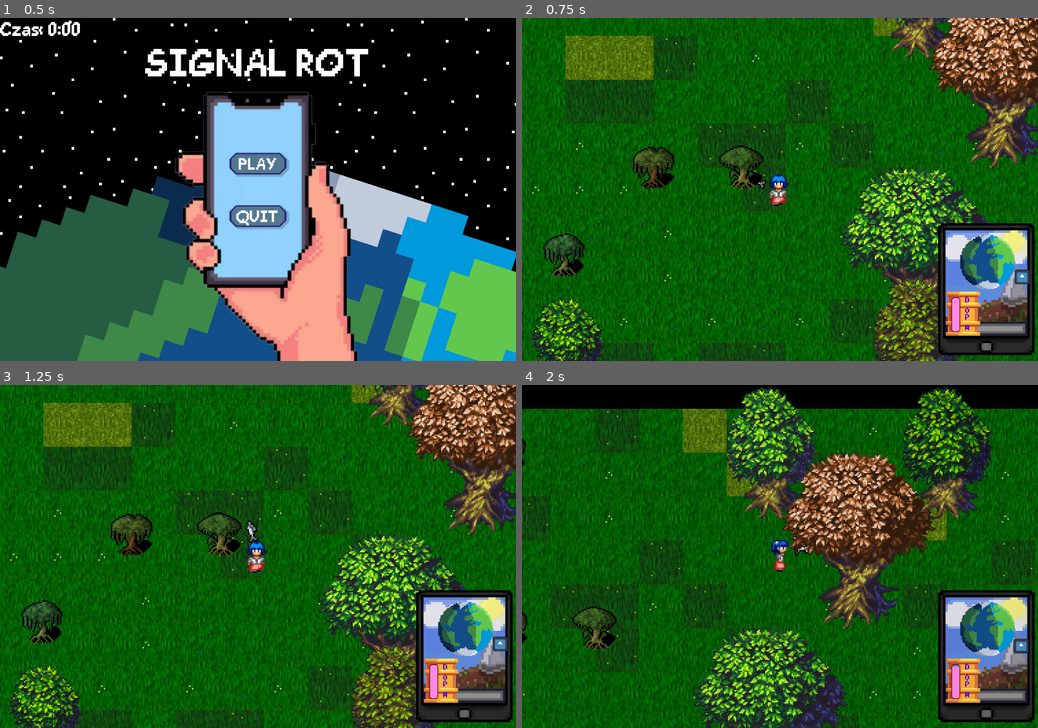
Above: before the commit, frames 1-4 (two rows, left to right).
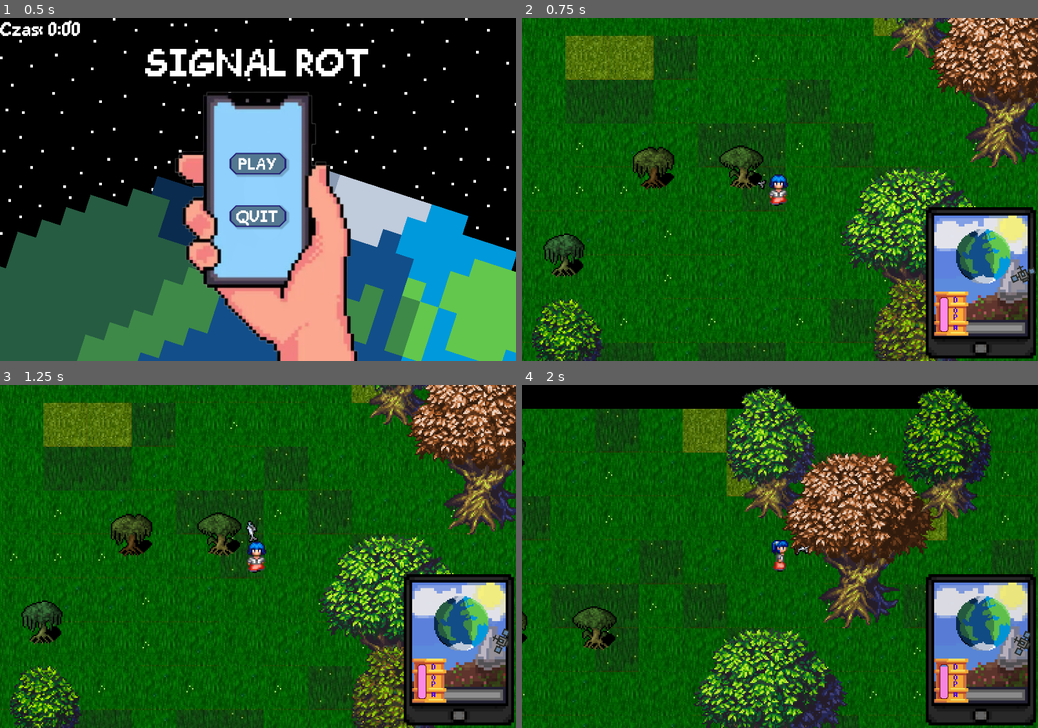
Above: after the commit, the same moments.

Repository: mikowy001/hackaton26
Game: Godot game, scene res://scenes/Main_Menu.tscn
Same seed, same stepped clock (60 frames per second), same inputs: the game is played once before the commit and once after it. The engine's default icon, where the game draws it, is replaced by a stand-in: a white triangle on a blue panel in a dark square.
Inputs:
- Up to frame 1 (0.5 s): no input
- Up to frame 2 (0.75 s): click "PLAY" at 0.5 s
- Up to frame 3 (1.25 s): no input
- Up to frame 4 (2 s): tap Enter at 1.25 s; hold D (move_right) from 1.28 s (still down); hold Space (spacja) from 1.28 s (still down)

Frame 1 is identical in both runs. In frame 2, 6.2% of the frame differs, in the area x 78-100%, y 55-100%; in frame 3, 6.2%; in frame 4, 6.4%.

Commit message:
duzo

Diff:
--- a/scenes/Player/Player.tscn
+++ b/scenes/Player/Player.tscn
@@ -200,28 +200,28 @@
 
 [node name="TextureRect" type="TextureRect" parent="Camera2D" unique_id=1902717739]
 z_index = 2
-offset_left = 94.0
-offset_top = 14.0
-offset_right = 206.0
-offset_bottom = 126.0
+offset_left = 82.0
+offset_top = 1.0
+offset_right = 210.0
+offset_bottom = 129.0
 texture = ExtResource("4_fxc31")
 
 [node name="DopamineBar" parent="Camera2D/TextureRect" unique_id=1759574927 instance=ExtResource("3_ved6o")]
 z_index = 2
 layout_mode = 1
-offset_left = 30.0
-offset_top = 64.0
-offset_right = 30.0
-offset_bottom = 64.0
+offset_left = 33.0
+offset_top = 77.0
+offset_right = 33.0
+offset_bottom = 77.0
 scale = Vector2(0.5, 0.5)
 
 [node name="Compass" parent="Camera2D/TextureRect" unique_id=40836165 instance=ExtResource("4_xcisb")]
 z_index = 2
 layout_mode = 1
-offset_left = 37.0
-offset_top = 19.0
-offset_right = 37.0
-offset_bottom = 19.0
+offset_left = 46.0
+offset_top = 28.0
+offset_right = 46.0
+offset_bottom = 28.0
 scale = Vector2(0.23, 0.23)
 
 [node name="ryba" type="TextureRect" parent="." unique_id=19497773]
--- a/scenes/Player/sciemnianie.gd
+++ b/scenes/Player/sciemnianie.gd
@@ -1,6 +1,6 @@
 extends CanvasModulate
 
-const MIN_BRIGHTNESS := 0.08   # "near 0" instead of pitch black
+const MIN_BRIGHTNESS := 0.2   # "near 0" instead of pitch black
 const MAX_DOPAMINE := 100.0    # matches the bar's default max
 const MIN_VOLUME := 0.0001     # ~ -80 dB, avoids linear_to_db(0)
 
--- a/scenes/ui/compass.tscn
+++ b/scenes/ui/compass.tscn
@@ -1,8 +1,8 @@
 [gd_scene format=3 uid="uid://bu1amv7lvxoiy"]
 
-[ext_resource type="Texture2D" uid="uid://c8ppae7u7pwnw" path="res://icon.svg" id="1_oectf"]
 [ext_resource type="Script" uid="uid://wsofc6t0chav" path="res://scripts/ui/compass.gd" id="1_qgpxl"]
 [ext_resource type="Texture2D" uid="uid://cfinwu4taopks" path="res://Huberto's Assets/earth.png" id="2_bg58f"]
+[ext_resource type="Texture2D" uid="uid://bcyfts68cl53x" path="res://assets/satellite.png" id="3_bg58f"]
 
 [node name="Compass" type="Control" unique_id=40836165]
 layout_mode = 3
@@ -23,9 +23,11 @@
 
 [node name="Elita" type="TextureRect" parent="ZIME" unique_id=1460719018]
 layout_mode = 0
-offset_left = 209.0
-offset_top = 63.0
-offset_right = 256.0
-offset_bottom = 109.0
-texture = ExtResource("1_oectf")
+offset_left = 200.0
+offset_top = 40.0
+offset_right = 280.0
+offset_bottom = 120.0
+rotation = 1.6824974
+pivot_offset = Vector2(40, 40)
+texture = ExtResource("3_bg58f")
 expand_mode = 1
--- a/scripts/ui/compass.gd
+++ b/scripts/ui/compass.gd
@@ -10,8 +10,11 @@
 @onready var hotspot: Node2D = get_node_or_null(hotspot_path) as Node2D;
 
 @export var orbit_spacing: float = 10.0;
+@export var turn_speed: float = 8.0;
+@export var fish_facing_offset: float = PI;  # sprite's snout faces local -X
+@export var satelita_rotation: float = PI / 2.0;  # extra +90 degrees
 
-func _process(_delta: float) -> void:
+func _process(delta: float) -> void:
 	if(!player || !hotspot): return;
 
 	var direction := hotspot.global_position - player.global_position;
@@ -21,3 +24,7 @@
 	var center := ziemia.size * 0.5;
 	var radius := maxf(ziemia.size.x, ziemia.size.y) * 0.5 + orbit_spacing + maxf(satelita.size.x, satelita.size.y) * 0.5;
 	satelita.position = center + direction * radius - satelita.size * 0.5;
+	satelita.pivot_offset = satelita.size * 0.5;
+
+	var target_angle := direction.angle() + fish_facing_offset + satelita_rotation;
+	satelita.rotation = lerp_angle(satelita.rotation, target_angle, 1.0 - exp(-turn_speed * delta));
Binary file added: assets/ryba_blue.png
Not shown, added: assets/ryba_blue.png.import
Binary file added: assets/satellite.png
Not shown, added: assets/satellite.png.import
